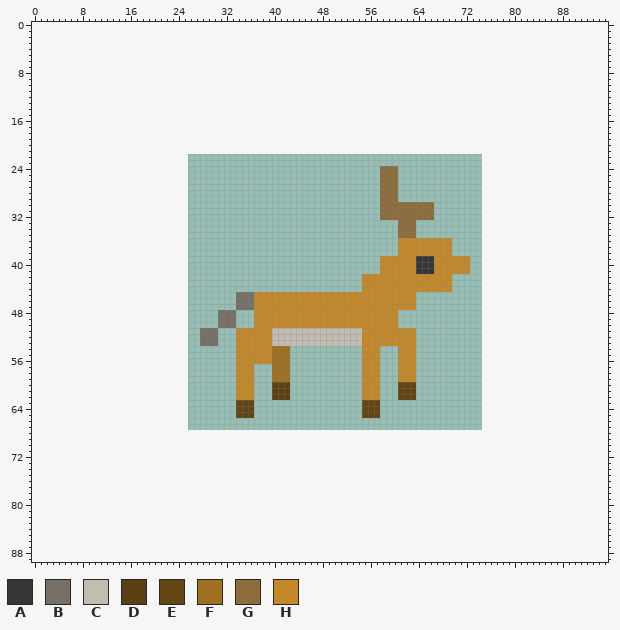
Two states of a sprite sheet, images/deer.png. The first picture shows the starting point.
The file is 49x46 pixels. The old version is drawn lined up with the new one, on the new canvas.
Palette (. is transparent): A #363636  B #767067  C #c3bcb0  D #5c3f12  E #634413  F #9f6f22  G #8d6d3b  H #c3882a
Pixels before (only the part around the change), first column x 0:
 0 .............................................................................................
 1 .............................................................................................
 2 .............................................................................................
 3 .............................................................................................
 4 .............................................................................................
 5 .............................................................................................
 6 .............................................................................................
 7 .............................................................................................
 8 .............................................................................................
 9 .............................................................................................
10 .............................................................................................
11 .............................................................................................
12 .............................................................................................
13 .............................................................................................
14 .............................................................................................
15 .............................................................................................
16 .............................................................................................
17 .............................................................................................
18 .............................................................................................
19 .............................................................................................
20 .............................................................................................
21 .............................................................................................
22 .............................................................................................
23 .............................................................................................
24 ..........................................................GGG................................
25 ..........................................................GGG................................
26 ..........................................................GGG................................
27 ..........................................................GGG................................
28 ..........................................................GGG................................
29 ..........................................................GGG................................
30 ..........................................................GGGGGGGGG..........................
31 ..........................................................GGGGGGGGG..........................
32 ..........................................................GGGGGGGGG..........................
33 .............................................................GGG.............................
34 .............................................................GGG.............................
35 .............................................................GGG.............................
36 .............................................................HHHHHHHHH.......................
37 .............................................................HHHHHHHHH.......................
38 .............................................................HHHHHHHHH.......................
39 ..........................................................HHHHHHAAAHHHHHH....................
40 ..........................................................HHHHHHAAAHHHHHH....................
41 ..........................................................HHHHHHAAAHHHHHH....................
42 .......................................................HHHHHHHHHHHHHHH.......................
43 .......................................................HHHHHHHHHHHHHHH.......................
44 .......................................................HHHHHHHHHHHHHHH.......................
45 ..................................BBBHHHHHHHHHHHHHHHHHHHHHHHHHHH.............................
46 ..................................BBBHHHHHHHHHHHHHHHHHHHHHHHHHHH.............................
47 ..................................BBBHHHHHHHHHHHHHHHHHHHHHHHHHHH.............................
48 ...............................BBB...HHHHHHHHHHHHHHHHHHHHHHHH................................
49 ...............................BBB...HHHHHHHHHHHHHHHHHHHHHHHH................................
50 ...............................BBB...HHHHHHHHHHHHHHHHHHHHHHHH................................
51 ............................BBB...HHHHHHCCCCCCCCCCCCCCCHHHHHHHHH.............................
52 ............................BBB...HHHHHHCCCCCCCCCCCCCCCHHHHHHHHH.............................
53 ............................BBB...HHHHHHCCCCCCCCCCCCCCCHHHHHHHHH.............................
54 ..................................HHHHHHFFF............HHH...HHH.............................
55 ..................................HHHHHHFFF............HHH...HHH.............................
56 ..................................HHHHHHFFF............HHH...HHH.............................
57 ..................................HHH...FFF............HHH...HHH.............................
58 ..................................HHH...FFF............HHH...HHH.............................
59 ..................................HHH...FFF............HHH...HHH.............................
60 ..................................HHH...DDD............HHH...EEE.............................
61 ..................................HHH...DDD............HHH...EEE.............................
62 ..................................HHH...DDD............HHH...EEE.............................
63 ..................................EEE..................EEE...................................
64 ..................................EEE..................EEE...................................
65 ..................................EEE..................EEE...................................
66 .............................................................................................
67 .............................................................................................
68 .............................................................................................
69 .............................................................................................
70 .............................................................................................
71 .............................................................................................
72 .............................................................................................
73 .............................................................................................
74 .............................................................................................
75 .............................................................................................
76 .............................................................................................
77 .............................................................................................
78 .............................................................................................
79 .............................................................................................
80 .............................................................................................
81 .............................................................................................
82 .............................................................................................
83 .............................................................................................
84 .............................................................................................
85 .............................................................................................
86 .............................................................................................
87 .............................................................................................
88 .............................................................................................
89 .............................................................................................
After:
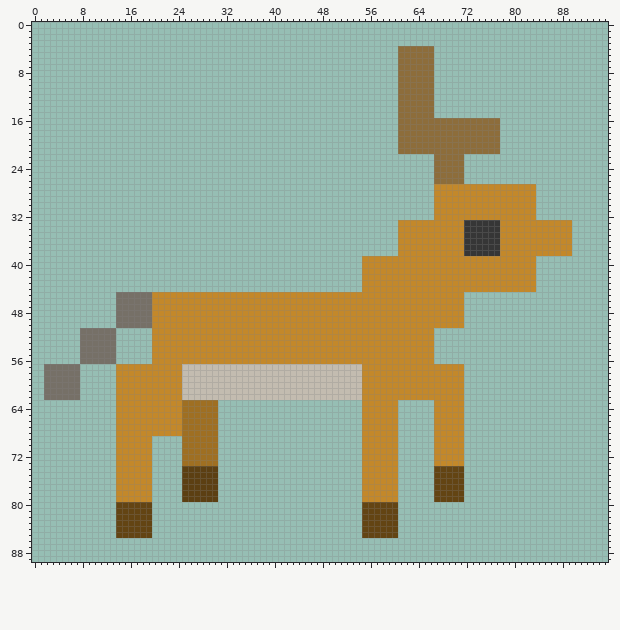
Edits made:
canvas 49x46 -> 96x90, the old top-left corner now at 26,22
y 4..15: x 61..66 ...... -> GGGGGG
y 16..21: x 61..77 ................. -> GGGGGGGGGGGGGGGGG
y 22..23: x 67..71 ..... -> GGGGG
y 24..26: x 58..60 GGG -> ...; x 67..71 ..... -> GGGGG
y 27..29: x 58..60 GGG -> ...; x 67..83 ................. -> HHHHHHHHHHHHHHHHH
y 30..32: x 58..83 GGGGGGGGG................. -> .........HHHHHHHHHHHHHHHHH
y 33..35: x 61..89 GGG.......................... -> HHHHHHHHHHHAAAAAAHHHHHHHHHHHH
y 36..38: x 70..89 .................... -> HHAAAAAAHHHHHHHHHHHH
y 39..41: x 55..57 ... -> HHH; x 64..66 AAA -> HHH; x 73..83 ........... -> HHHHHHHHHHH
y 42..44: x 70..83 .............. -> HHHHHHHHHHHHHH
y 45..47: x 14..36 ....................BBB -> BBBBBBHHHHHHHHHHHHHHHHH; x 64..71 ........ -> HHHHHHHH
y 48..50: x 14..36 .................BBB... -> BBBBBBHHHHHHHHHHHHHHHHH; x 61..71 ........... -> HHHHHHHHHHH
y 51..53: x 8..13 ...... -> BBBBBB; x 20..33 ........BBB... -> HHHHHHHHHHHHHH; x 40..54 CCCCCCCCCCCCCCC -> HHHHHHHHHHHHHHH; x 64..66 ... -> HHH
y 54..56: x 8..13 ...... -> BBBBBB; x 20..33 .............. -> HHHHHHHHHHHHHH; x 40..54 FFF............ -> HHHHHHHHHHHHHHH; x 58..60 ... -> HHH; x 64..66 ... -> HHH
y 57..59: x 2..7 ...... -> BBBBBB; x 14..54 ....................HHH...FFF............ -> HHHHHHHHHHHCCCCCCCCCCCCCCCCCCCCCCCCCCCCCC; x 58..60 ... -> HHH; x 64..71 ........ -> HHHHHHHH
y 60..62: x 2..7 ...... -> BBBBBB; x 14..54 ....................HHH...DDD............ -> HHHHHHHHHHHCCCCCCCCCCCCCCCCCCCCCCCCCCCCCC; x 58..71 ...EEE........ -> HHHHHHHHHHHHHH
y 63..65: x 14..30 ................. -> HHHHHHHHHHHFFFFFF; x 34..36 EEE -> ...; x 55..60 EEE... -> HHHHHH; x 67..71 ..... -> HHHHH
y 66..68: x 14..30 ................. -> HHHHHHHHHHHFFFFFF; x 55..60 ...... -> HHHHHH; x 67..71 ..... -> HHHHH
y 69..73: x 14..19 ...... -> HHHHHH; x 25..30 ...... -> FFFFFF; x 55..60 ...... -> HHHHHH; x 67..71 ..... -> HHHHH
y 74..79: x 14..19 ...... -> HHHHHH; x 25..30 ...... -> DDDDDD; x 55..60 ...... -> HHHHHH; x 67..71 ..... -> EEEEE
y 80..85: x 14..19 ...... -> EEEEEE; x 55..60 ...... -> EEEEEE
Where, in picture pixels (left, top, right, bottom), the same in both pictures:
changed: (44, 46, 572, 538)
